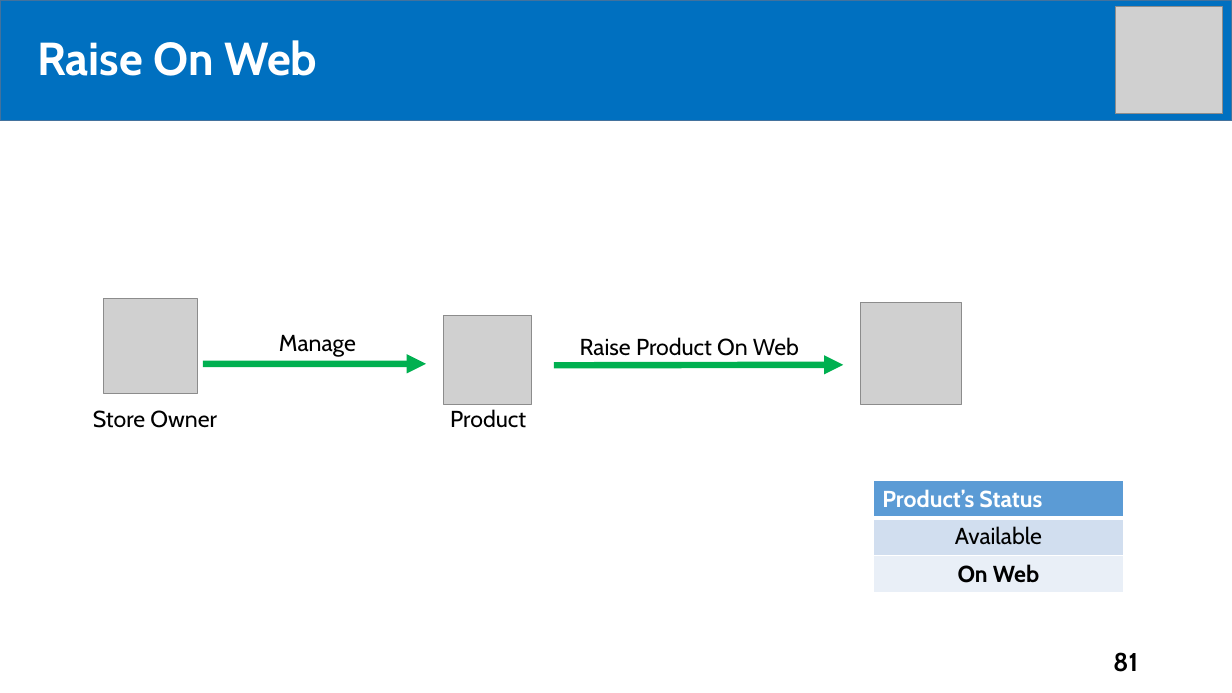
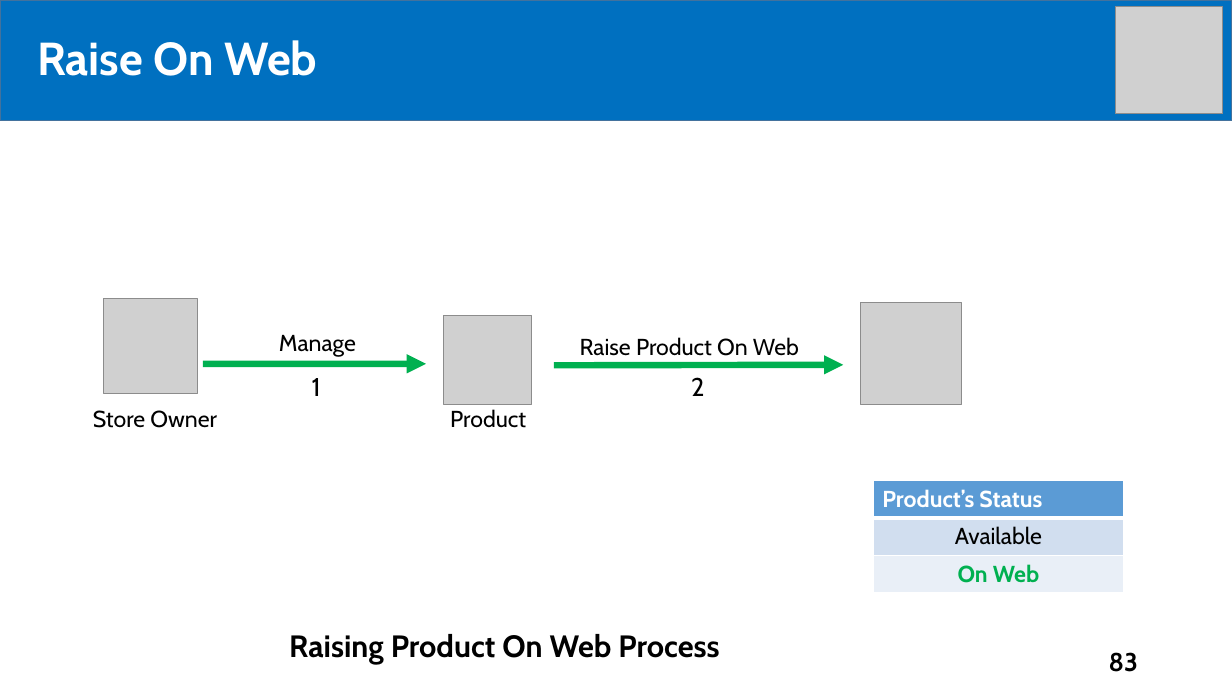
Before and after one commit to tiendan3108/CP, a slide deck: slide 83 of Source/Presentation/PreFinalPresentation.pptx (slide 81 before the commit). Drawn at 1232x693 pixels with LibreOffice and Linux fonts; fonts in the diff are those of the drawing; grey boxes stand for pictures. Boxes give left, top, right and bottom in pixels: in the first picture for what was removed or moved away, otherwise in the second. Text is boxed around its words. In the diff, an @@ line names an element or a change of style, - is before the commit and + after.

```diff
--- a/Source/Presentation/PreFinalPresentation.pptx
+++ b/Source/Presentation/PreFinalPresentation.pptx
@@ text added at [312,378,321,396], 20 pt, text #000000 @@
+1
@@ text added at [691,377,704,396], 20 pt, text #000000 @@
+2
@@ table at [873,481,1124,592] @@
@@ text colour #000000 to #00B050 in "On Web" @@
@@ text added at [289,634,719,664], 24 pt, text #000000, bold @@
+Raising Product On Web Process
@@ page number at [1109,652,1138,672]: text changed @@
-81
+83
```
Also in this commit, not shown: 30 other slides changed, 5 slides added, 2 slides removed.
